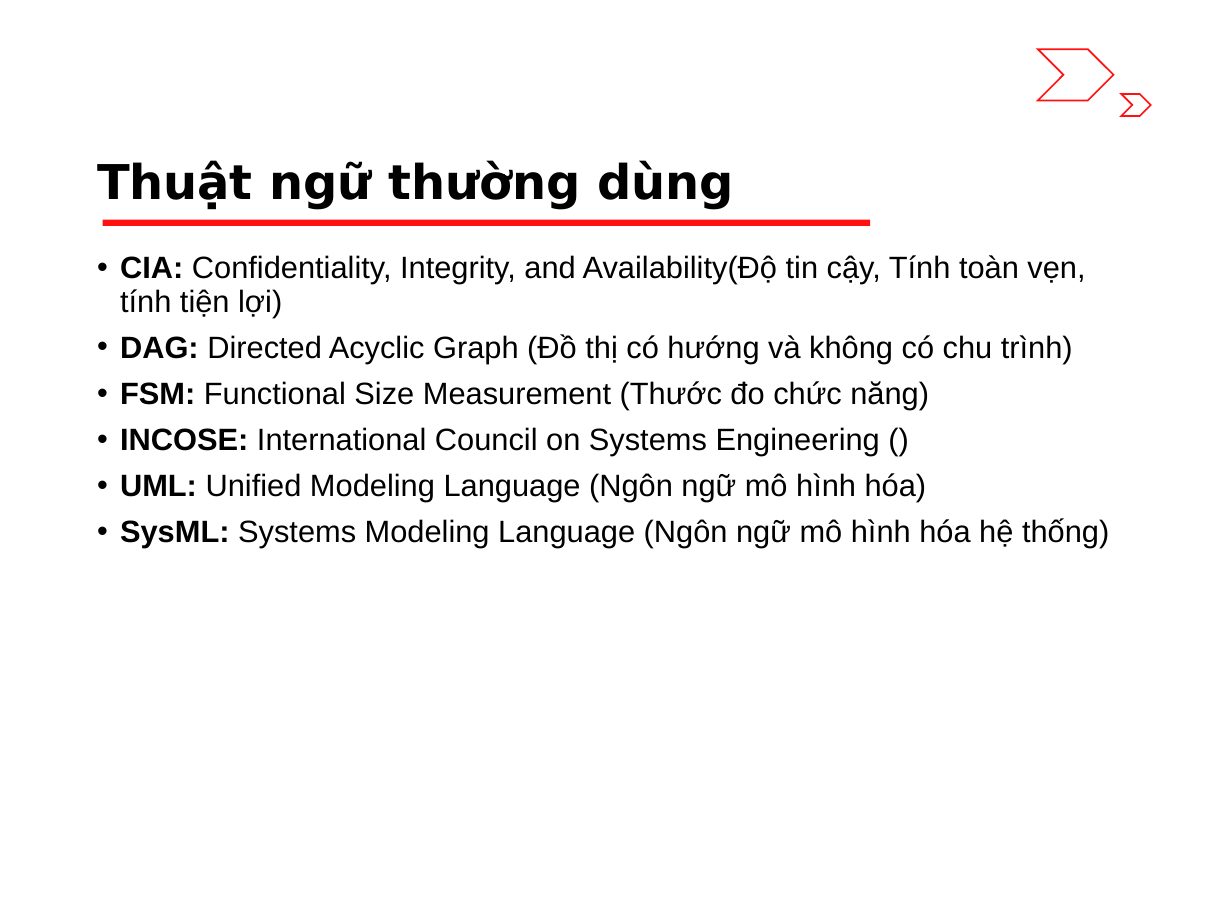
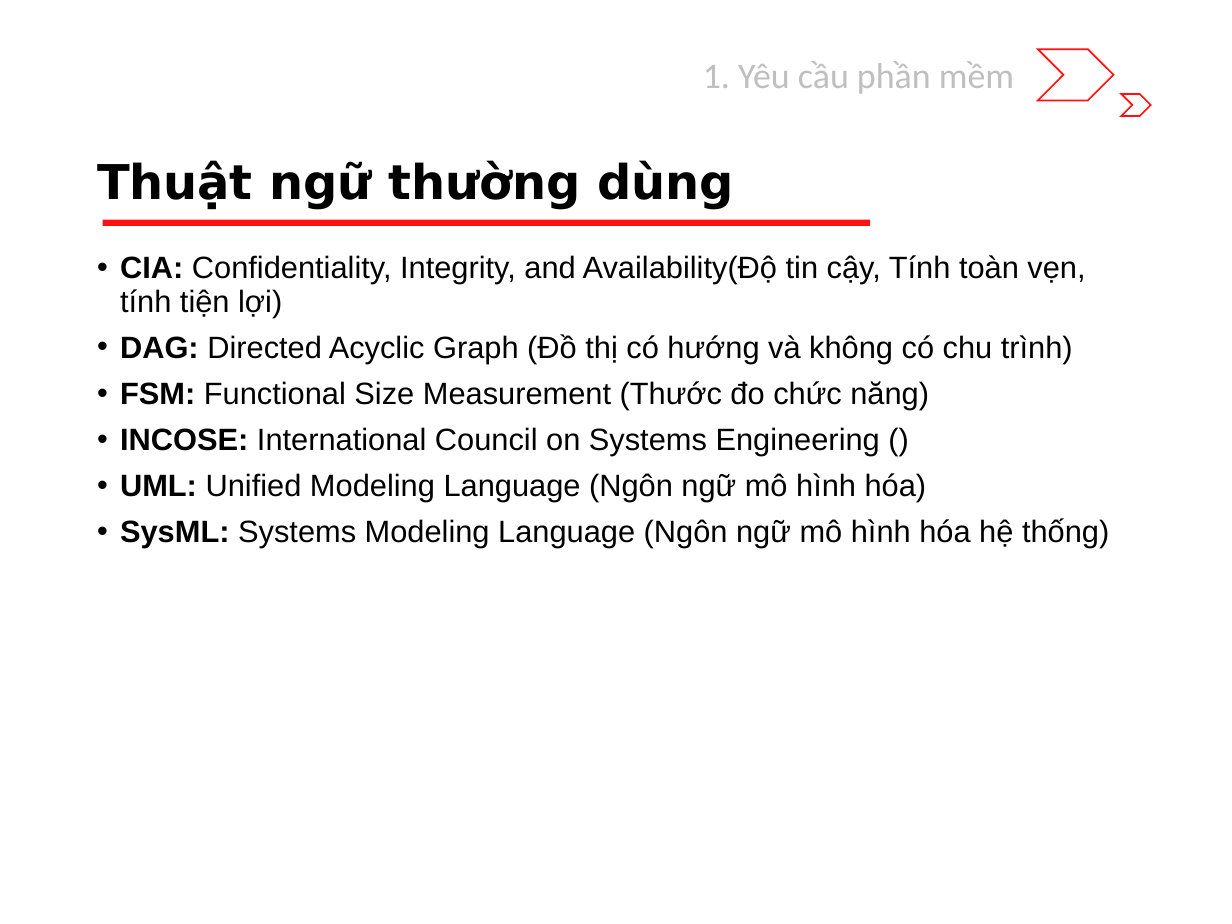
Before and after one commit to riverspart/uet-adv-sw-engineering, a slide deck: slide 3 of slide/dev/chapter_1/slide.pptx. Drawn at 1232x924 pixels with LibreOffice and Linux fonts; fonts in the diff are those of the drawing. Boxes give left, top, right and bottom in pixels: in the first picture for what was removed or moved away, otherwise in the second. Text is boxed around its words. In the diff, an @@ line names an element or a change of style, - is before the commit and + after.

```diff
--- a/slide/dev/chapter_1/slide.pptx
+++ b/slide/dev/chapter_1/slide.pptx
@@ text added at (x1=703, y1=61, x2=1014, y2=94), 21 pt, text #BFBFBF @@
+1. Yêu cầu phần mềm
```
Also in this commit, not shown: 2 other slides changed, 1 slide added.
